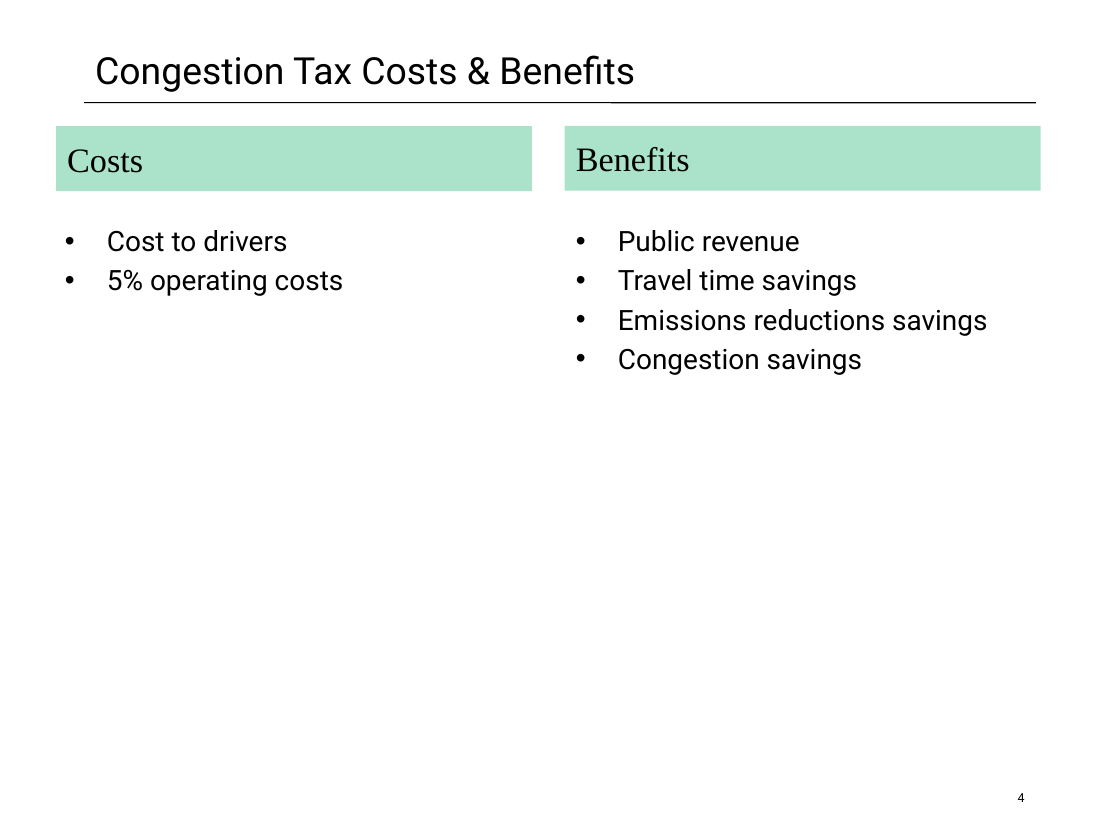
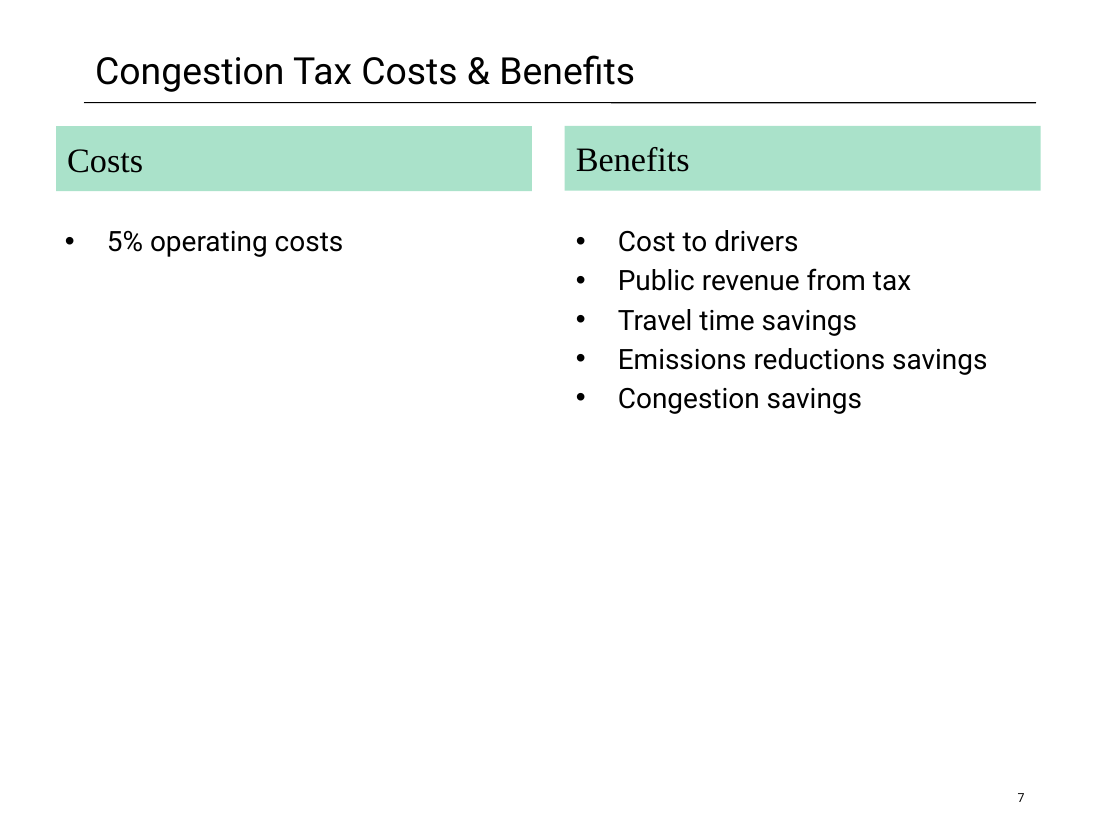
Before and after one commit to thibault-vignon/TransportPlanning, a slide deck: slide 7 of Transport Planning Presentation.pptx (slide 4 before the commit). Drawn at 1120x840 pixels with LibreOffice and Linux fonts; fonts in the diff are those of the drawing. Boxes give left, top, right and bottom in pixels: in the first picture for what was removed or moved away, otherwise in the second. Text is boxed around its words. In the diff, an @@ line names an element or a change of style, - is before the commit and + after.

```diff
--- a/Transport Planning Presentation.pptx
+++ b/Transport Planning Presentation.pptx
@@ text at <box>107,230,287,252</box>: paragraph removed @@
-• Cost to drivers
@@ text at <box>618,230,911,291</box>: text changed @@
-• Public revenue
+• Cost to drivers
+• Public revenue from tax
@@ page number at <box>1018,793,1025,802</box>: text changed @@
-4
+7
```
Also in this commit, not shown: 3 slides added, 2 other files.
